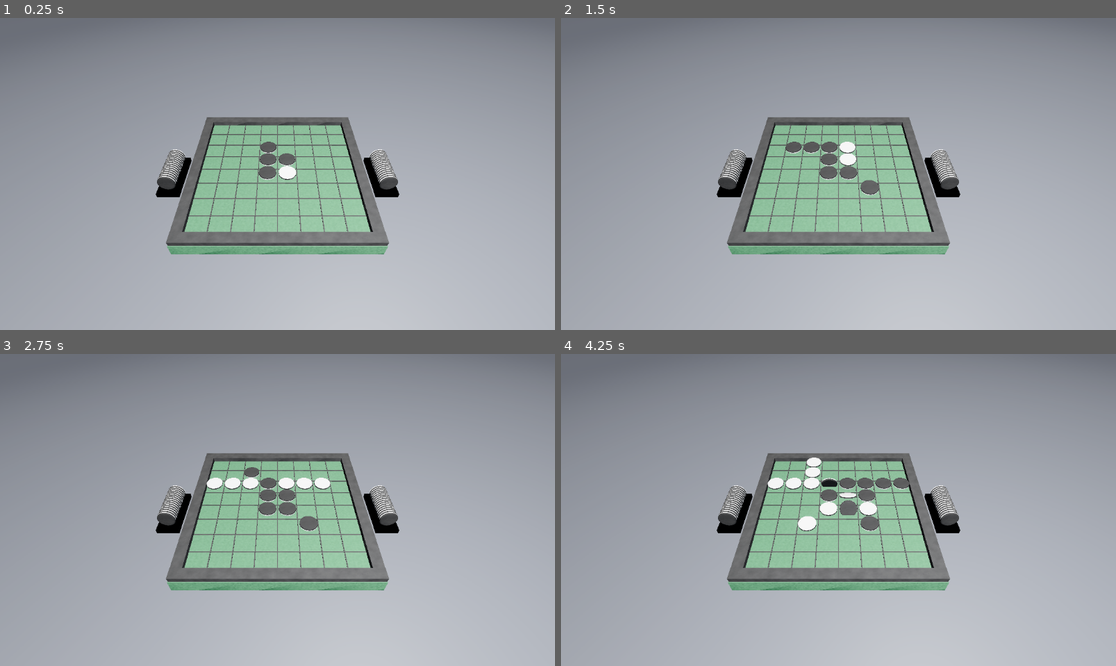
Above: before the commit, frames 1-4 (two rows, left to right).
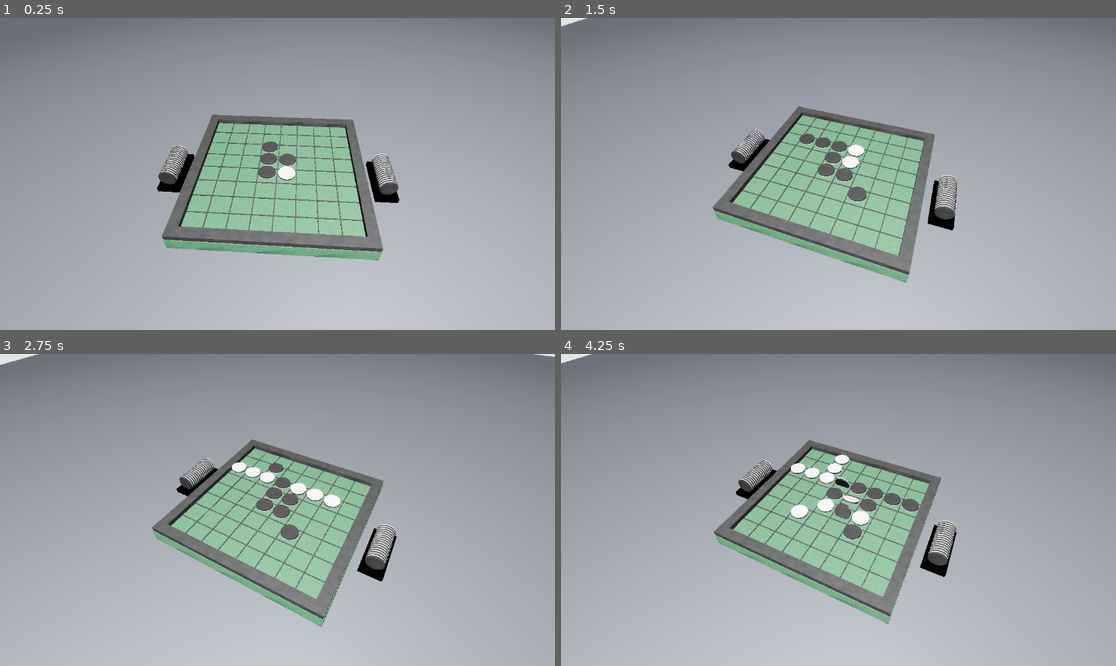
Above: after the commit, the same moments.

Repository: jop3/game-builder
Game: Godot game, scene res://othello.tscn
The game is run twice, just before and just after one commit, with the same random seed, the same clock (stepped at 60 frames per second) and the same inputs.
Inputs:
- Up to frame 1 (0.25 s): no input
- Up to frame 2 (1.5 s): no input
- Up to frame 3 (2.75 s): no input
- Up to frame 4 (4.25 s): no input

The runs differ from the first frame. In frame 1, 5.6% of the frame differs, in the area x 28-72%, y 30-78%; in frame 2, 11%; in frame 3, 12%; in frame 4, 12%, in the area x 0-72%, y 0-87%.

Commit message:
othello: procedurellt ljud (place/flip/win) + långsam kamerapanorering + deterministisk ljud-mux
- audio.gd genererar all PCM i kod (inga ljud-assets), som Snittets audio.gd
- othello.gd: dt-summerad _elapsed driver mjuk kamerabåge (±30°) + ljudhändelselogg
- mux_audio.py bygger ljudspåret och muxar in det (headless saknar ljuddrivare)
- dokumenterat i skills: tvåtons-bisect, nära-svart-kräver-kontrollerat-ljus,
  additiv tvåskalig filtnoise, deterministisk inspelning + ljud-mux

Diff:
--- /dev/null
+++ b/examples/othello/game/audio.gd
@@ -0,0 +1,75 @@
+# audio.gd — procedurell ljudmotor för Othello. Genererar all PCM i kod (inga
+# ljud-assets), i samma anda som Snittets audio.gd. Tre korta effekter:
+#   place  — ett mjukt trä-"tok" när en bricka läggs
+#   flip   — ett lätt "tick" när en bricka vänds (liten tonhöjdsvariation)
+#   win    — en mjuk stigande klocka när partiet är slut
+#
+# Effekterna byggs som AudioStreamWAV (16-bit mono). Vid inspelning sparas de
+# till .wav (headless-drivern spelar inget ljud) så en Python-muxer kan lägga
+# dem på ljudspåret vid rätt tidpunkter; i interaktivt läge spelas de direkt.
+class_name OthelloAudio
+
+const RATE := 22050
+
+# ---- PCM → AudioStreamWAV ------------------------------------------------
+static func _wav(samples: PackedFloat32Array) -> AudioStreamWAV:
+	var st := AudioStreamWAV.new()
+	st.format = AudioStreamWAV.FORMAT_16_BITS
+	st.mix_rate = RATE
+	st.stereo = false
+	var data := PackedByteArray()
+	data.resize(samples.size() * 2)
+	for i in samples.size():
+		var s: float = clampf(samples[i], -1.0, 1.0)
+		data.encode_s16(i * 2, int(s * 32767.0))
+	st.data = data
+	return st
+
+# ---- effekterna ----------------------------------------------------------
+
+# Mjukt trä-"tok": två låga partialer med snabb exponentiell avklingning plus
+# en kort ljus transient (anslaget mot brädet).
+static func make_place() -> AudioStreamWAV:
+	var n := int(RATE * 0.16)
+	var s := PackedFloat32Array(); s.resize(n)
+	for i in n:
+		var t := float(i) / RATE
+		var env: float = exp(-t * 24.0)
+		var body: float = sin(TAU * 172.0 * t) * 0.6 + sin(TAU * 315.0 * t) * 0.28
+		var click := 0.0
+		if t < 0.010:
+			click = (1.0 - t / 0.010) * sin(TAU * 1300.0 * t)
+		s[i] = (body * env + click * 0.35) * 0.5
+	return _wav(s)
+
+# Lätt "tick" när en bricka vänds; seedv ger en liten tonhöjdsvariation så en
+# vändningskaskad inte låter helt mekanisk.
+static func make_flip(seedv: int) -> AudioStreamWAV:
+	var n := int(RATE * 0.09)
+	var s := PackedFloat32Array(); s.resize(n)
+	var base: float = 540.0 + float((seedv * 67) % 150)
+	for i in n:
+		var t := float(i) / RATE
+		var env: float = exp(-t * 42.0)
+		var tone: float = sin(TAU * base * t) * 0.5 + sin(TAU * base * 2.02 * t) * 0.18
+		s[i] = tone * env * 0.45
+	return _wav(s)
+
+# Mjuk stigande klocka (C–E–G–C arpeggio) med klockliknande övertoner.
+static func make_win() -> AudioStreamWAV:
+	var dur := 1.5
+	var n := int(RATE * dur)
+	var s := PackedFloat32Array(); s.resize(n)
+	var notes := [523.25, 659.25, 783.99, 1046.5]   # C5 E5 G5 C6
+	for k in notes.size():
+		var f: float = notes[k]
+		var start: float = k * 0.15
+		for i in n:
+			var t := float(i) / RATE - start
+			if t < 0.0:
+				continue
+			var env: float = exp(-t * 2.8)
+			s[i] += sin(TAU * f * t) * env * 0.20 * (1.0 + 0.14 * sin(TAU * f * 2.0 * t))
+	for i in n:
+		s[i] = clampf(s[i], -1.0, 1.0)
+	return _wav(s)
--- a/examples/othello/game/othello.gd
+++ b/examples/othello/game/othello.gd
@@ -10,6 +10,7 @@
 
 const Rules := preload("res://rules.gd")
 const Bot := preload("res://bot.gd")
+const Audio := preload("res://audio.gd")
 
 # Asset .glb (delivered next to the project, or overridden on the cmdline).
 # One two-tone disc (black on one face, white on the other), like a real set:
@@ -49,6 +50,25 @@
 var _phase := "think"      # think | place | flip | pause | done
 var _pt := 0.0             # time in phase
 var _done_t := 0.0
+var _flip_fired := {}      # i -> true, vilka vändningar i draget som redan ljudit
+var _win_fired := false
+
+# --- kamera-panorering ---
+var _cam: Camera3D
+var _elapsed := 0.0        # total speltid (deterministisk, dt-summerad)
+const CAM_R := 0.52        # kamerans radie i XZ-planet runt brädets mitt
+const CAM_Y := 0.54        # kamerahöjd
+const CAM_SWEEP_DEG := 30.0 # ± azimut-amplitud för den långsamma pannan
+const CAM_PERIOD := 26.0   # sekunder för en fram-och-tillbaka-svep
+
+# --- ljud ---
+var _sfx_place: AudioStreamWAV
+var _sfx_flip := []         # några tonhöjdsvarianter
+var _sfx_win: AudioStreamWAV
+var _p_place: AudioStreamPlayer
+var _p_flip: AudioStreamPlayer
+var _p_win: AudioStreamPlayer
+var _events := []           # [{f, kind, idx}] för muxern vid inspelning
 
 func _ready() -> void:
 	for a in OS.get_cmdline_user_args():
@@ -58,12 +78,43 @@
 		elif a.begins_with("--disc="): _disc_glb = a.substr(7)
 
 	_build_stage()
+	_build_audio()
 	_load_assets()
 	_build_trays()
 	_precompute_game()
 	_place_start()
 	# drive everything from a manual clock so recordings are deterministic
 	_run()
+
+# ----------------------------------------------------------------- ljud ----
+func _build_audio() -> void:
+	_sfx_place = Audio.make_place()
+	for k in 4:
+		_sfx_flip.append(Audio.make_flip(k))
+	_sfx_win = Audio.make_win()
+	_p_place = AudioStreamPlayer.new(); add_child(_p_place)
+	_p_flip = AudioStreamPlayer.new(); _p_flip.max_polyphony = 8; add_child(_p_flip)
+	_p_win = AudioStreamPlayer.new(); add_child(_p_win)
+	# Vid inspelning: spara effekterna som .wav så muxern kan lägga dem på spåret
+	# (headless-drivern spelar inget). Interaktivt: spela direkt i _sfx().
+	if not _record_dir.is_empty():
+		_sfx_place.save_to_wav("%s/sfx_place.wav" % _record_dir)
+		_sfx_win.save_to_wav("%s/sfx_win.wav" % _record_dir)
+		for k in _sfx_flip.size():
+			_sfx_flip[k].save_to_wav("%s/sfx_flip_%d.wav" % [_record_dir, k])
+
+# emittera en ljudhändelse: logga (för muxern) + spela direkt om vi inte spelar in
+func _sfx(kind: String, idx: int = 0) -> void:
+	_events.append({"f": _frame, "kind": kind, "idx": idx})
+	if not _record_dir.is_empty():
+		return
+	match kind:
+		"place":
+			_p_place.stream = _sfx_place; _p_place.play()
+		"flip":
+			_p_flip.stream = _sfx_flip[idx % _sfx_flip.size()]; _p_flip.play()
+		"win":
+			_p_win.stream = _sfx_win; _p_win.play()
 
 # ---------------------------------------------------------------- assets ---
 func _load_glb(path: String) -> Node3D:
@@ -213,6 +264,9 @@
 		return
 	if _mi >= _moves.size():
 		_phase = "done"
+		if not _win_fired:
+			_win_fired = true
+			_sfx("win")
 		return
 	_pt += dt
 	var mv: Dictionary = _moves[_mi]
@@ -222,6 +276,7 @@
 				# drop the new disc in
 				var h := _new_disc(mv.side, mv.cell)
 				h.scale = Vector3(0.2, 0.2, 0.2)
+				_sfx("place")
 				_phase = "place"; _pt = 0.0
 		"place":
 			var k: float = clampf(_pt / PLACE_T, 0.0, 1.0)
@@ -231,6 +286,7 @@
 			_discs[mv.cell].position.y = _surf_z + _disc_h / 2.0 + (1.0 - e) * 0.03   # settle down
 			if k >= 1.0:
 				_phase = "flip" if not mv.flips.is_empty() else "pause"
+				_flip_fired = {}
 				_pt = 0.0
 		"flip":
 			var flips: Array = mv.flips
@@ -242,6 +298,9 @@
 				if local < 0.0:
 					all_done = false
 					continue
+				if not _flip_fired.has(i):
+					_flip_fired[i] = true
+					_sfx("flip", i)
 				var k2: float = clampf(local / FLIP_DUR, 0.0, 1.0)
 				if k2 < 1.0: all_done = false
 				# turn the physical two-tone disc over by PI from where it sat:
@@ -265,6 +324,8 @@
 		DirAccess.make_dir_recursive_absolute(_record_dir)
 	while true:
 		_step(dt)
+		_elapsed += dt
+		_update_camera()
 		await RenderingServer.frame_post_draw
 		if not _record_dir.is_empty():
 			var img := get_viewport().get_texture().get_image()
@@ -272,10 +333,23 @@
 		_frame += 1
 		if _phase == "done" and _done_t >= END_HOLD:
 			break
+	if not _record_dir.is_empty():
+		_write_events()
 	var sc := Rules.score(_final_board())
 	print("GAME_OVER dark=%d light=%d winner=%s frames=%d" % [
 		sc.dark, sc.light, ("dark" if sc.dark > sc.light else "light"), _frame])
 	get_tree().quit()
+
+# en rad per ljudhändelse: "frame kind idx" — läses av mux_audio.py
+func _write_events() -> void:
+	var lines := PackedStringArray()
+	lines.append("fps %f" % _fps)
+	for e in _events:
+		lines.append("%d %s %d" % [e.f, e.kind, e.idx])
+	var f := FileAccess.open("%s/audio_events.txt" % _record_dir, FileAccess.WRITE)
+	if f:
+		f.store_string("\n".join(lines))
+		f.close()
 
 func _final_board() -> PackedInt32Array:
 	var b := PackedInt32Array(); b.resize(64); b.fill(0)
@@ -335,9 +409,18 @@
 	table.position = Vector3(0, -0.001, 0)
 	add_child(table)
 
-	var cam := Camera3D.new()
-	cam.fov = 60
+	_cam = Camera3D.new()
+	_cam.fov = 60
 	# pulled back + up a touch so the board AND the two side trays fit frame.
 	# look_at() needs the node in-tree; look_at_from_position() does not.
-	cam.look_at_from_position(Vector3(0.0, 0.54, 0.52), Vector3(0.0, 0.015, 0.0), Vector3.UP)
-	add_child(cam)
+	add_child(_cam)
+	_update_camera()   # sätt startpose (azimut 0 = rakt framifrån)
+
+# Långsam panorering: kameran svänger mjukt i en båge (±CAM_SWEEP_DEG) runt
+# brädets mitt medan partiet spelas, med en knappt märkbar höjdvaggning. Allt
+# drivs av _elapsed (dt-summerad) så inspelningen förblir deterministisk.
+func _update_camera() -> void:
+	var theta := deg_to_rad(CAM_SWEEP_DEG) * sin(TAU * _elapsed / CAM_PERIOD)
+	var y := CAM_Y + 0.03 * sin(TAU * _elapsed / 41.0)
+	var pos := Vector3(CAM_R * sin(theta), y, CAM_R * cos(theta))
+	_cam.look_at_from_position(pos, Vector3(0.0, 0.015, 0.0), Vector3.UP)
Not shown, changed: .claude/skills/blender-procedural-geometry/SKILL.md
Not shown, changed: .claude/skills/godot-asset-import/SKILL.md
Not shown, changed: .claude/skills/pbr-material-baking/SKILL.md
Not shown, changed: examples/othello/README.md
Not shown, added: examples/othello/game/mux_audio.py
